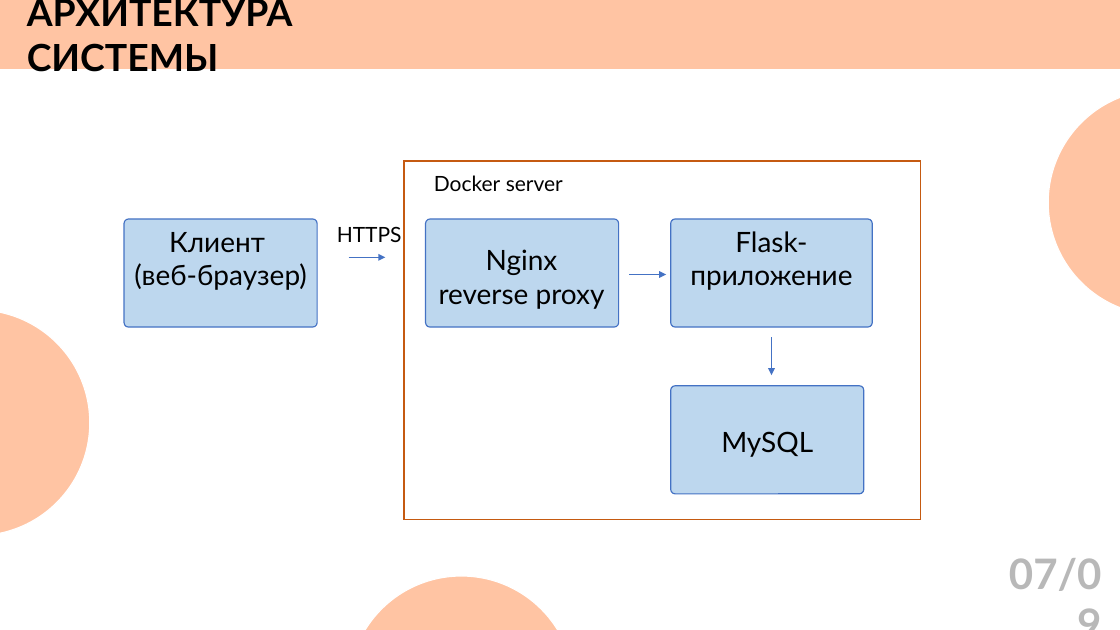
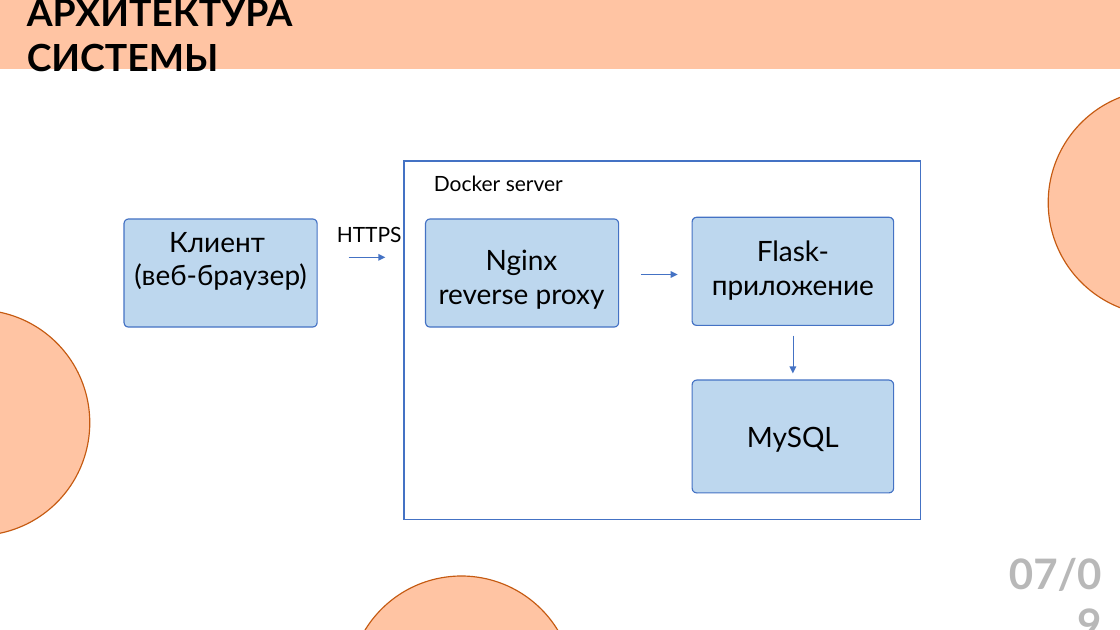
Before and after one commit to AngelGrinota/presentation, a slide deck: slide 7 of презентация.pptx. Drawn at 1120x630 pixels with LibreOffice and Linux fonts; fonts in the diff are those of the drawing. Boxes give left, top, right and bottom in pixels: in the first picture for what was removed or moved away, otherwise in the second. Text is boxed around its words. In the diff, an @@ line names an element or a change of style, - is before the commit and + after.

```diff
--- a/презентация.pptx
+++ b/презентация.pptx
@@ outline #FFFFFF 1 pt to #C55A11 1 pt in 3 elements at bbox=[0, 310, 90, 536], bbox=[349, 576, 575, 630], bbox=[1049, 90, 1120, 316] @@
@@ rectangle at bbox=[404, 161, 921, 520]: outline #C55A11 1 pt to #4472C4 1 pt @@
@@ rounded rectangle added at bbox=[692, 218, 894, 326], fill #BDD7EE, outline #4472C4 1 pt @@
@@ text "Flask-приложение": place and size @@
-text "Flask-приложение" at bbox=[670, 219, 872, 328]
+text "Flask-приложение" at bbox=[712, 240, 874, 300]
@@ text "Flask-приложение" at bbox=[712, 240, 874, 300]: fill #BDD7EE to none; outline #4472C4 1 pt to none @@
@@ arrow moved from (629, 275) - (666, 275) to (641, 275) - (678, 275) @@
@@ arrow moved from (771, 337) - (771, 376) to (793, 335) - (793, 374) @@
@@ rounded rectangle "MySQL": place and size @@
-rounded rectangle "MySQL" at bbox=[670, 386, 864, 494]
+rounded rectangle "MySQL" at bbox=[692, 380, 894, 492]
```
Also in this commit, not shown: 6 other slides changed, 1 other file.
